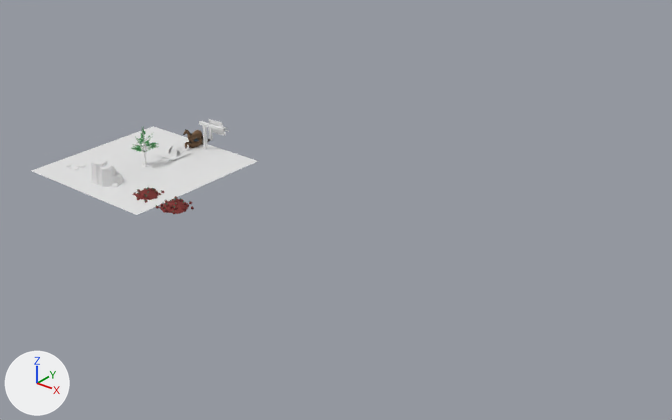
What one commit did to the Blender file _files/models.blend.
Before and after are seen from a 50 mm camera at (90.8, -82.2, 48.6) aimed at (30.1, -6.3, 1.6). Lighting does not change. The marker at lower left points along +X, +Y and +Z.

Before the edit, the objects in view are built like this:
```python
me_cube_005 = bpy.data.meshes.new('Cube.005')
me_cube_005.from_pydata(...)  # 112 vertices, 73 faces; spans x -2.0..2.43, y -2.01..1.61, z -0.26..2.7
me_plane_003 = bpy.data.meshes.new('Plane.003')
me_plane_003.from_pydata([(-1.0, -1.0, 0.0), (1.0, -1.0, 0.0), (-1.0, 1.0, 0.0), (1.0, 1.0, 0.0)], [], [(0, 1, 3, 2)])
ob_mdl_rock = bpy.data.objects.new('mdl_rock', me_cube_005)
ob_mdl_rock.location = (0.0, -15.0, 0.0)
ob_plane = bpy.data.objects.new('Plane', me_plane_003)
ob_plane.location = (0.0, -9.0, 0.0)
ob_plane.scale = (10.5, 10.5, 10.5)
```
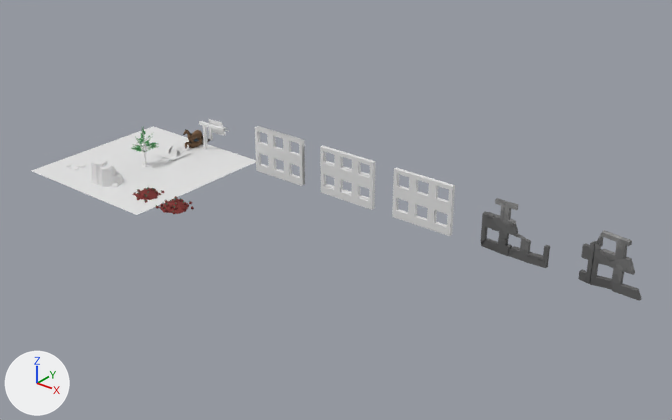
What changed in the scene script:
```text
Add img_tex_wall:
    img_tex_wall = load_image('tex_wall', '../Assets/Art/Textures/tex_wall.png', 128, 128, 'sRGB')
Add mat_mat_wall:
    mat_mat_wall = principled_material('mat_wall')
    mat_mat_wall.texture = img_tex_wall
    mat_mat_wall.roughness = 1.0
Add me_plane_004_cell_014:
    me_plane_004_cell_014.from_pydata(...)  # 124 vertices, 75 faces; spans x -2.96..3.76, y -0.75..0.34, z -0.32..5.88
    me_plane_004_cell_014.materials.append(mat_mat_wall)  # picture img_tex_wall
Add me_plane_005_cell_006:
    me_plane_005_cell_006.from_pydata(...)  # 207 vertices, 132 faces; spans x -3.98..4.06, y -0.99..0.53, z -0.32..5.86
    me_plane_005_cell_006.materials.append(mat_mat_wall)  # picture img_tex_wall
Add me_plane_032:
    me_plane_032.from_pydata(...)  # 72 vertices, 82 faces; spans x 0.0..8.03, y -0.48..0.0, z -0.32..5.86
Add me_plane_030:
    me_plane_030.from_pydata(...)  # 120 vertices, 118 faces; spans x 0.0..8.03, y -0.48..0.12, z -0.32..5.86
Add me_plane_028:
    me_plane_028.from_pydata(...)  # 16 vertices, 12 faces; spans x 0.0..2.68, y -0.48..0.0, z -0.32..2.77
Add ob_mdl_fracturedwall_b:
    ob_mdl_fracturedwall_b = bpy.data.objects.new('mdl_fracturedWall_B', me_plane_004_cell_014)
    ob_mdl_fracturedwall_b.location = (60.7, 0.0, 0.0)
    ob_mdl_fracturedwall_b.rotation_euler = (0.0, 0.0, -0.0248)  # degrees (0, 0, -1.4)
Add ob_mdl_fractured_wall:
    ob_mdl_fractured_wall = bpy.data.objects.new('mdl_fractured_Wall', me_plane_005_cell_006)
    ob_mdl_fractured_wall.location = (50.0, 0.0, 0.0)
    ob_mdl_fractured_wall.rotation_euler = (0.0, 0.0, -0.108)  # degrees (0, 0, -6.2)
Add ob_plane_004:
    ob_plane_004 = bpy.data.objects.new('Plane.004', me_plane_032)
    ob_plane_004.location = (34.0, 0.0, 0.0)
Add ob_plane_003:
    ob_plane_003 = bpy.data.objects.new('Plane.003', me_plane_030)
    ob_plane_003.location = (23.0, 0.0, 0.0)
Add ob_plane_002:
    ob_plane_002 = bpy.data.objects.new('Plane.002', me_plane_028)
    ob_plane_002.location = (12.0, 0.0, 0.0)
    _m = ob_plane_002.modifiers.new('Array', 'ARRAY')
    _m.count = 3
    _m = ob_plane_002.modifiers.new('Array.001', 'ARRAY')
    _m.relative_offset_displace = (0.0, 0.0, 1.0)
```

Location of each change, [x1, y1, x2, y2] in pixels of the pictures (672 x 420 px):
'Plane.004', added: after [392, 168, 455, 236]
'Plane.003', added: after [320, 146, 376, 210]
'mdl_fracturedWall_B', added: after [578, 230, 642, 301]
'mdl_fractured_Wall', added: after [480, 198, 550, 268]
'Plane.002', added: after [255, 126, 305, 186]
